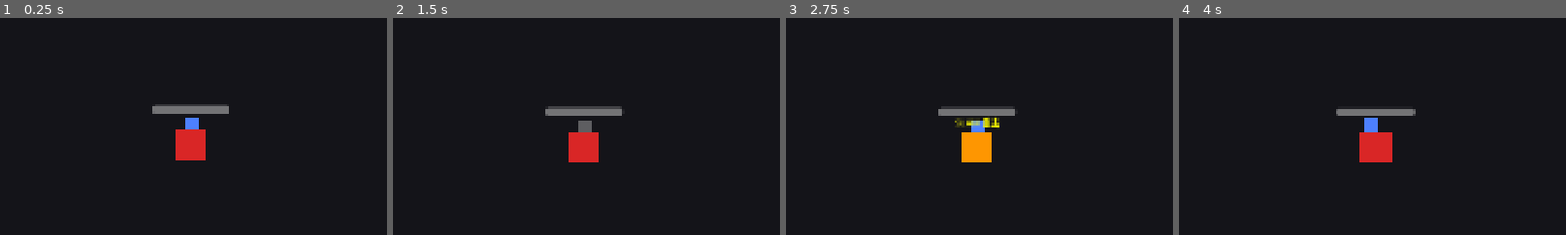
Above: before the commit, frames 1-4 (left to right).
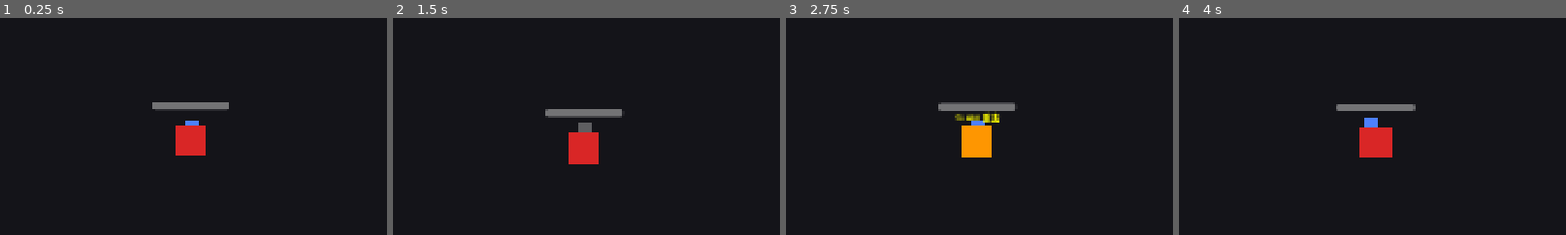
Above: after the commit, the same moments.

Repository: cyclonemagnum/claude_game_studios
Game: Godot game, scene res://main.tscn
Two runs of this game, one before a commit and one after it. Both use one fixed random seed, a clock stepped at 60 frames per second and the inputs below.
Inputs:
- Up to frame 1 (0.25 s): no input
- Up to frame 2 (1.5 s): hold D (move_right) 0.53-1.28 s; tap J (attack) at 0.6 s; tap Enter at 1.25 s; hold S (move_down) from 1.28 s (still down); tap K (dodge) at 1.35 s
- Up to frame 3 (2.75 s): release S (move_down) at 2.03 s; hold D (move_right) from 2.03 s (still down); hold [ (parry_window_decrease) from 2.03 s (still down)
- Up to frame 4 (4 s): release D (move_right) at 2.78 s; release [ (parry_window_decrease) at 2.78 s; hold W (move_up) 2.78-3.53 s; tap ] (parry_window_increase) at 2.85 s; tap R (restart) at 3.5 s; hold A (move_left) from 3.53 s (still down); tap L (special) at 3.6 s
The pictures show only the part of the screen within x 25-75%, y 25-75%; the shares and areas given below are measured in that part.

The runs differ from the first frame. In frame 1, 1.2% of the frame differs, in the area x 39-60%, y 38-66%; in frame 2, 0.5%; in frame 3, 1.9%, in the area x 39-60%, y 38-67%; in frame 4, 1.3%.

Commit message:
fix: 修复 Variant 类型推断警告，修复 Boss 碰撞抖动
- var body = r["collider"] → var body: Node2D = r["collider"] as Node2D
- clamp() → clampi() 避免返回 Variant
- Boss collision_mask 3→1，只与墙壁碰撞，不再与玩家物理推挤抖动

Co-Authored-By: Claude Opus 4.6 (1M context) <noreply@anthropic.com>

Diff:
--- a/prototypes/combat-feel/boss.tscn
+++ b/prototypes/combat-feel/boss.tscn
@@ -11,7 +11,7 @@
 
 [node name="Boss" type="CharacterBody2D"]
 collision_layer = 4
-collision_mask = 3
+collision_mask = 1
 script = ExtResource("1_boss")
 
 [node name="BodyRect" type="ColorRect" parent="."]
--- a/prototypes/combat-feel/great_sword.gd
+++ b/prototypes/combat-feel/great_sword.gd
@@ -126,8 +126,8 @@
 
 	var results := space.intersect_shape(query, 8)
 	for r in results:
-		var body = r["collider"]
-		if body.has_method("take_damage"):
+		var body: Node2D = r["collider"] as Node2D
+		if body and body.has_method("take_damage"):
 			# Check arc
 			var to_body: Vector2 = (body.global_position - origin).normalized()
 			var angle: float = facing.angle_to(to_body)
--- a/prototypes/combat-feel/hud.gd
+++ b/prototypes/combat-feel/hud.gd
@@ -88,14 +88,14 @@
 
 
 func set_spirit_level(level: int) -> void:
-	var color := SPIRIT_COLORS[clamp(level, 0, 2)]
+	var color: Color = SPIRIT_COLORS[clampi(level, 0, 2)]
 	if _spirit_bar:
 		# Tint bar
 		var style := StyleBoxFlat.new()
 		style.bg_color = color
 		_spirit_bar.add_theme_stylebox_override("fill", style)
 	if _spirit_level_label:
-		_spirit_level_label.text = SPIRIT_LEVEL_NAMES[clamp(level, 0, 2)]
+		_spirit_level_label.text = SPIRIT_LEVEL_NAMES[clampi(level, 0, 2)]
 		_spirit_level_label.add_theme_color_override("font_color", color)
 
 
--- a/prototypes/combat-feel/long_sword.gd
+++ b/prototypes/combat-feel/long_sword.gd
@@ -157,12 +157,12 @@
 
 	var results := space.intersect_shape(query, 8)
 	for r in results:
-		var body = r["collider"]
-		if body.has_method("take_damage"):
+		var body: Node2D = r["collider"] as Node2D
+		if body and body.has_method("take_damage"):
 			var to_body: Vector2 = (body.global_position - origin).normalized()
 			var angle: float = facing.angle_to(to_body)
 			if abs(angle) <= HITBOX_ARC * 0.5:
-				var idx := clamp(_combo_index - 1, 0, 2)
+				var idx: int = clampi(_combo_index - 1, 0, 2)
 				var bonus := SPIRIT_DAMAGE_BONUS[_spirit_level]
 				var base_dmg: int = COMBO_DAMAGE[idx]
 				var dmg: int = int(base_dmg * (1.0 + bonus))
@@ -243,8 +243,8 @@
 
 	var results := space.intersect_shape(query, 8)
 	for r in results:
-		var body = r["collider"]
-		if body.has_method("take_damage"):
+		var body: Node2D = r["collider"] as Node2D
+		if body and body.has_method("take_damage"):
 			body.take_damage(IAI_COUNTER_DAMAGE, player.global_position)
 			combo_hit.emit(-1, IAI_COUNTER_DAMAGE, body.global_position)
 
@@ -262,8 +262,8 @@
 
 	var results := space.intersect_shape(query, 8)
 	for r in results:
-		var body = r["collider"]
-		if body.has_method("take_damage"):
+		var body: Node2D = r["collider"] as Node2D
+		if body and body.has_method("take_damage"):
 			body.take_damage(RELEASE_DAMAGE, player.global_position)
 			spirit_release_fired.emit(RELEASE_DAMAGE, body.global_position)
 
